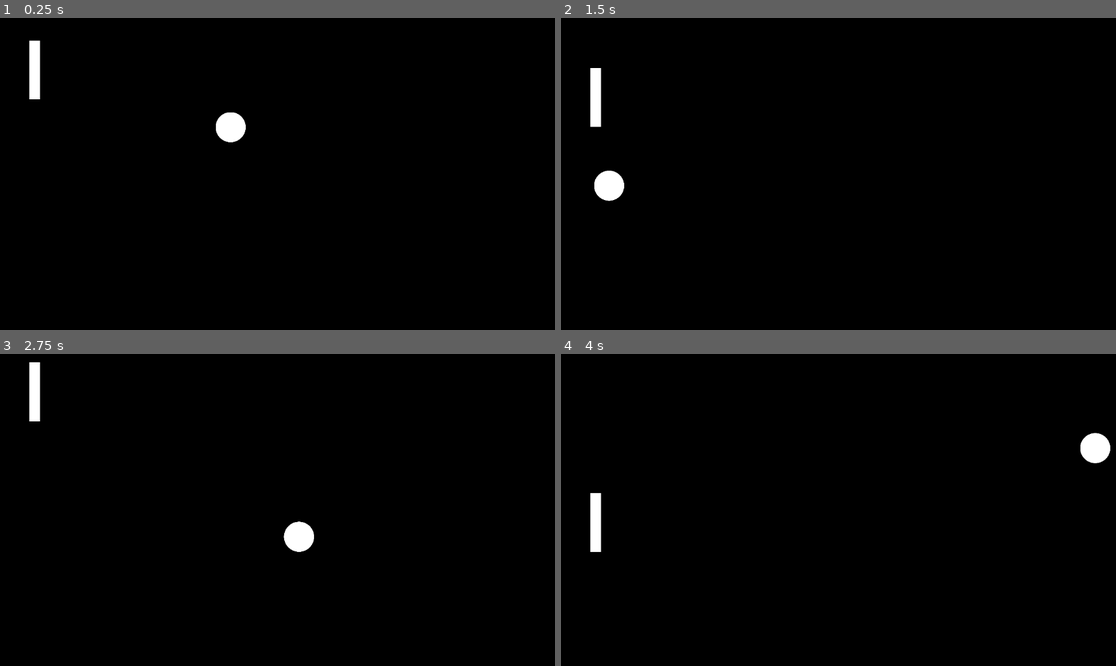
Above: before the commit, frames 1-4 (two rows, left to right).
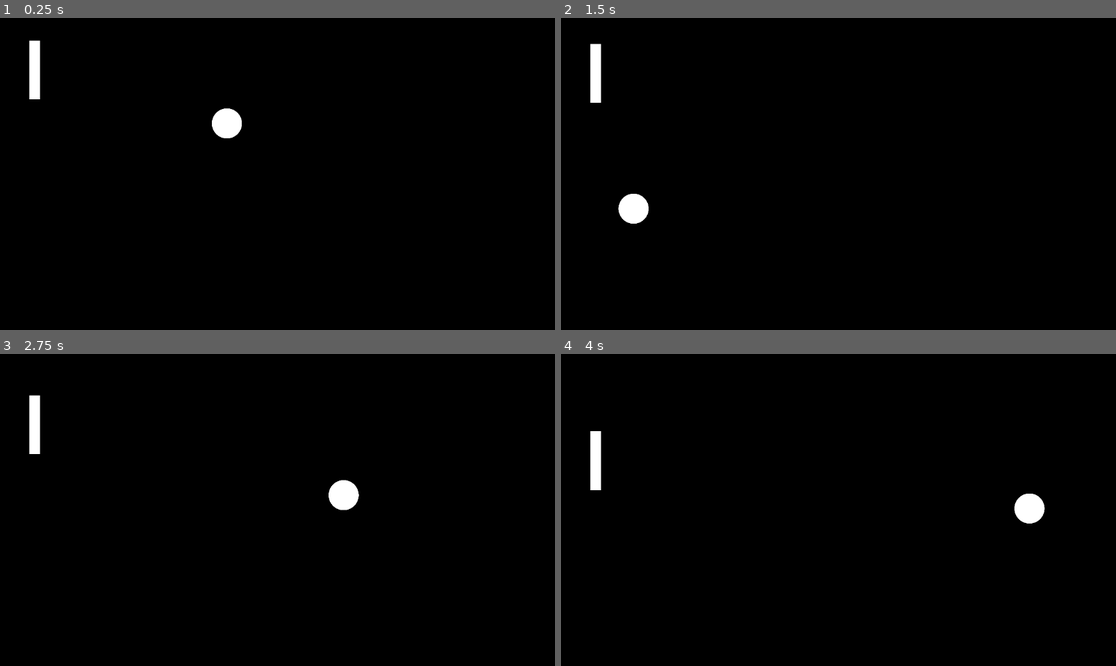
Above: after the commit, the same moments.

Repository: esotericenderman/godot-pong
Game: Godot game, scene res://scenes/pong.tscn
The game is run twice, just before and just after one commit, with the same random seed, the same clock (stepped at 60 frames per second) and the same inputs.
Inputs:
- Up to frame 1 (0.25 s): no input
- Up to frame 2 (1.5 s): hold Up (ui_up) 0.53-1.28 s; hold Down (ui_down) from 1.28 s (still down)
- Up to frame 3 (2.75 s): release Down (ui_down) at 2.03 s; hold Up (ui_up) from 2.03 s (still down)
- Up to frame 4 (4 s): release Up (ui_up) at 3.53 s; hold Down (ui_down) from 3.53 s (still down)

The runs differ from the first frame. In frame 1, 0.2% of the frame differs, in the area x 38-45%, y 28-40%; in frame 2, 1.2%; in frame 3, 1.3%; in frame 4, 1.6%, in the area x 5-99%, y 24-64%.

Commit message:
Fix strong collisions

Diff:
--- a/scenes/pong.tscn
+++ b/scenes/pong.tscn
@@ -51,7 +51,6 @@
 
 [node name="Ball" type="RigidBody2D" parent="Background"]
 scale = Vector2(0.15, 0.15)
-mass = 0.05
 physics_material_override = SubResource("PhysicsMaterial_8pjfs")
 gravity_scale = 0.0
 script = ExtResource("2_02qod")
@@ -102,6 +101,7 @@
 
 [node name="Left Paddle" type="RigidBody2D" parent="."]
 position = Vector2(72, 108)
+mass = 10.0
 physics_material_override = SubResource("PhysicsMaterial_enhog")
 gravity_scale = 0.0
 lock_rotation = true
--- a/scripts/ball.gd
+++ b/scripts/ball.gd
@@ -30,7 +30,7 @@
 
 	const id = 0
 
-	var force = direction * 1250
+	var force = direction * 27000
 
 	print("Applying force: " + str(force))
 
--- a/scripts/paddle.gd
+++ b/scripts/paddle.gd
@@ -53,7 +53,7 @@
 	else:
 		return
 
-	var force = direction * 9000
+	var force = direction * 45000
 
 	self.apply_force(force)
 
